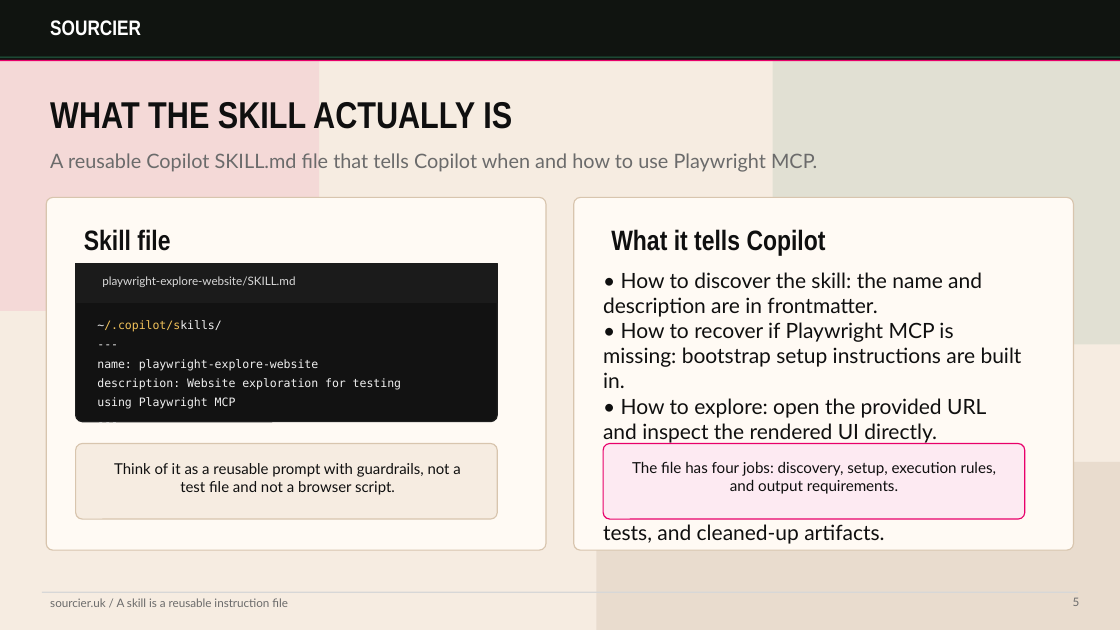
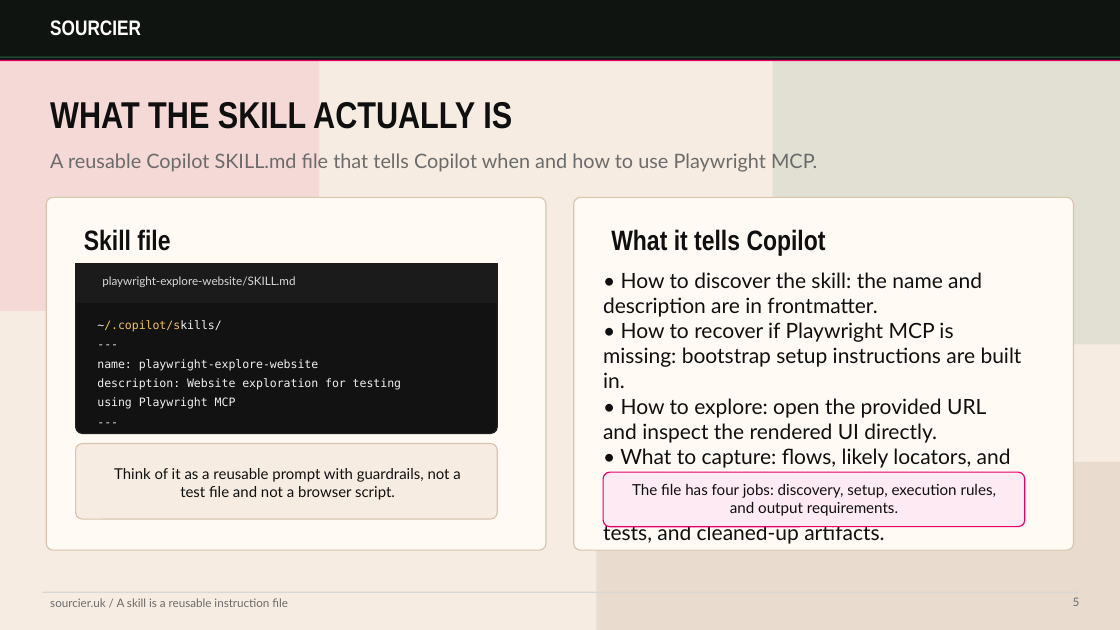
Before and after one commit to sourcier/web-sourcier.uk, a slide deck: slide 5 of public/talks/playwright-e2e-testing-talk.pptx. Drawn at 1120x630 pixels with LibreOffice and Linux fonts; fonts in the diff are those of the drawing. Boxes give left, top, right and bottom in pixels: in the first picture for what was removed or moved away, otherwise in the second. Text is boxed around its words. In the diff, an @@ line names an element or a change of style, - is before the commit and + after.

Commit message:
feat(talk): update slides for Playwright e2e testing talk with new content and adjustments

```diff
--- a/public/talks/playwright-e2e-testing-talk.pptx
+++ b/public/talks/playwright-e2e-testing-talk.pptx
@@ rounded rectangle: place and size @@
-rounded rectangle at <box>76,264,497,422</box>
+rounded rectangle at <box>76,264,497,434</box>
@@ rounded rectangle at <box>76,264,497,434</box>: proportions changed @@
@@ text "• How to discover the ..." rewrapped from <box>603,272,1022,519</box> to <box>603,272,1022,544</box> @@
@@ text "Think of it as a ...": place and size @@
-text "Think of it as a ..." at <box>114,463,460,495</box>
+text "Think of it as a ..." at <box>114,468,460,500</box>
@@ rounded rectangle at <box>603,472,1025,527</box>: proportions changed @@
@@ rounded rectangle: place and size @@
-rounded rectangle at <box>603,444,1025,519</box>
+rounded rectangle at <box>603,472,1025,527</box>
@@ text "The file has four jobs: ...": place and size @@
-text "The file has four jobs: ..." at <box>632,461,997,494</box>
+text "The file has four jobs: ..." at <box>632,483,997,516</box>
```
Also in this commit, not shown: 6 other slides changed, 2 slides added, 1 other file.
